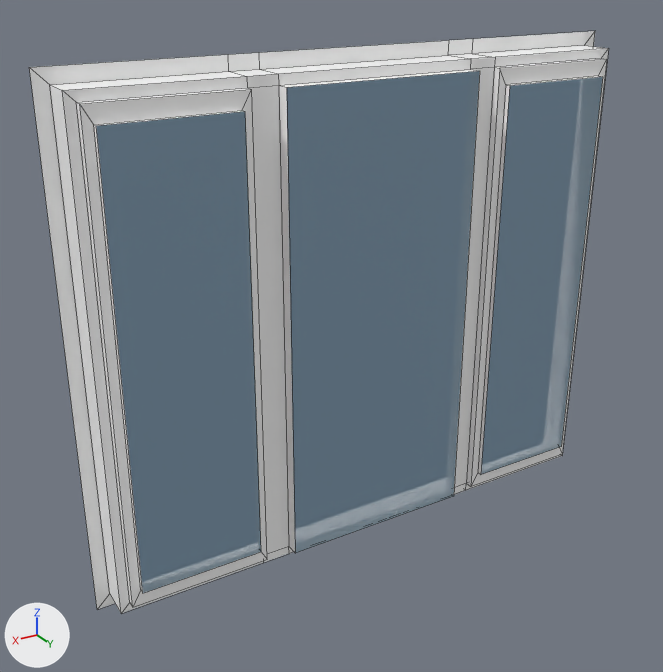
The FBX model p44/windows/p-44-window-3-pane.fbx: old version first, new version second.
One viewpoint serves both versions: a camera (50 mm lens) standing at (2.42, 2.35, 1.88) and looking at (1.03, 0.04, 0.73). Lighting does not change. The marker at lower left points along +X, +Y and +Z. The older version comes first. Mesh edges are drawn as thin lines.

The first picture shows 'window'.
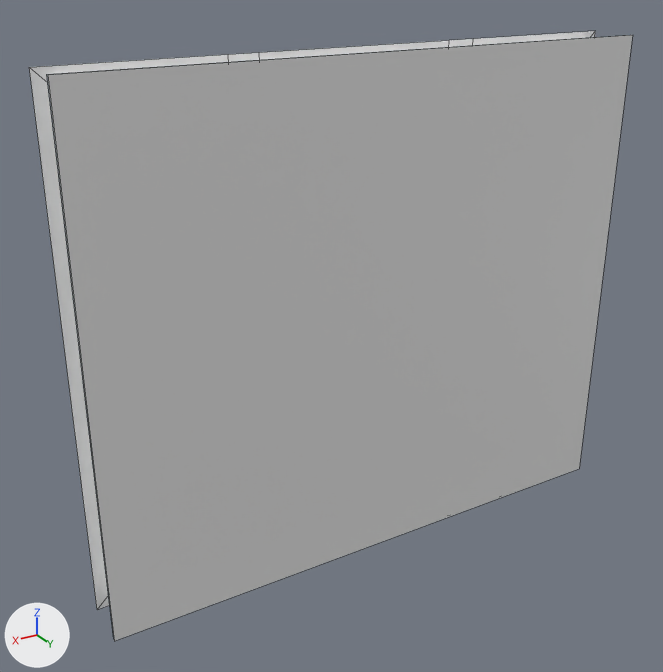
Where the change shows, as pixel boxes [x1, y1, x2, y2] in the pictures (663 x 672 px; the box of a moved part takes in the faces that stretch with it):
'window', reshaped: before [29, 31, 609, 613]; after [29, 31, 633, 641]
part 1 of me_plane_031, moved or reshaped: before [96, 71, 603, 593]; after [46, 35, 633, 641]

The edits, one by one:
Material 'interior-kitchen' (mat_interior_kitchen) is new.
Its base color is (0.8, 0.8, 0.8) (white #e7e7e7).
me_plane_031 is used by ob_window; location (0.0, 0.0, 0.0).
Verts and faces of me_plane_031; kept vertices keep their numbers, new ones are numbered from 76.
Before the commit, vertices of me_plane_031: 56 (1.24, 0.16, 1.53) at pixel (286, 87), 57 (0.59, 0.16, 1.53) at pixel (479, 70), 58 (0.59, 0.16, 0.05) at pixel (453, 496), 59 (1.24, 0.16, 0.05) at pixel (295, 553), 68 (1.76, 0.16, 0.1) at pixel (142, 593).
Before the commit, vertices of me_plane_031: 69 (1.76, 0.16, 1.48) at pixel (96, 125), 70 (0.07, 0.16, 1.48) at pixel (602, 76), 71 (0.07, 0.16, 0.1) at pixel (561, 446), 72 (0.46, 0.16, 1.48) at pixel (509, 85), 73 (1.36, 0.16, 0.1) at pixel (261, 551).
Before the commit, vertices of me_plane_031: 74 (1.36, 0.16, 1.48) at pixel (245, 111), 75 (0.46, 0.16, 0.1) at pixel (480, 474).
me_plane_031 had 76 vertices, 69 faces and spanned x -0.03..1.86, y 0.0..0.16, z -0.03..1.6.
me_plane_031 now has 84 vertices, 68 faces and spans x -0.03..1.86, y 0.0..0.17, z -0.03..1.6.
Part 1, on me_plane_031:
Faces deleted: (56, 57, 58, 59), (70, 71, 75, 72), (68, 69, 74, 73).
New vertex 76 is at (-0.03, 0.16, 1.6), pixel (630, 34).
New vertex 77 is at (-0.03, 0.16, -0.03).
New vertex 78 is at (-0.03, 0.17, 1.6), pixel (632, 34).
New vertex 79 is at (-0.03, 0.17, -0.03), pixel (579, 468).
New vertices 80 to 83 stand at vertices 76 to 79, in that order, plus (1.89, 0.0, 0.0).
New faces: (76, 77, 81, 80) (mat_glass (blue #6d94ad)).
New faces: (78, 79, 83, 82) (mat_interior_kitchen (white #e7e7e7)).
me_plane_031 gains material mat_interior_kitchen (white #e7e7e7).
